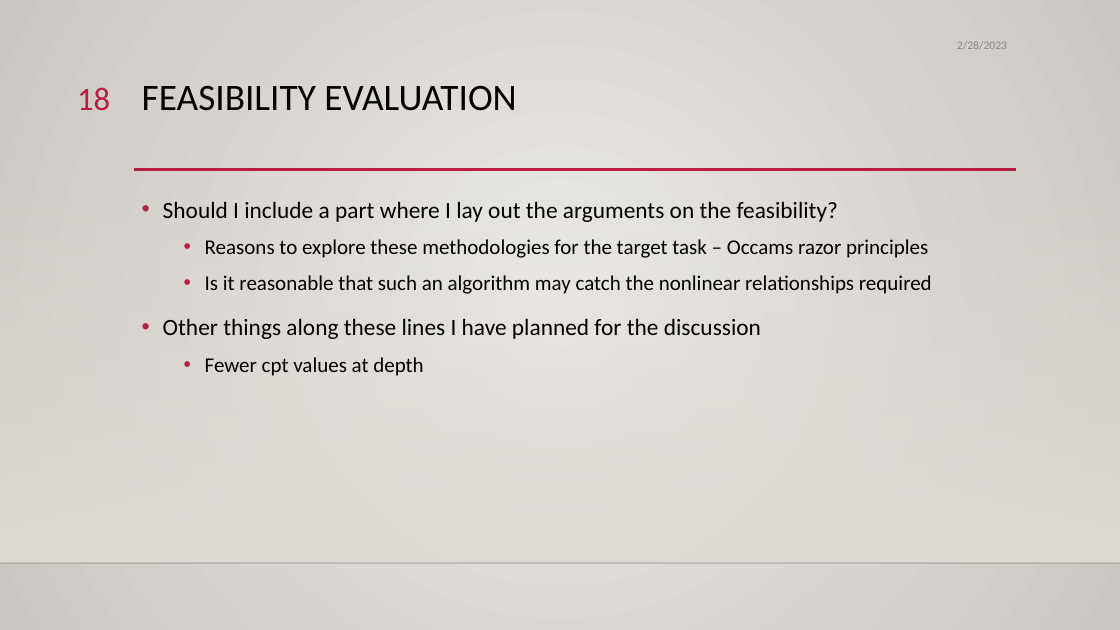
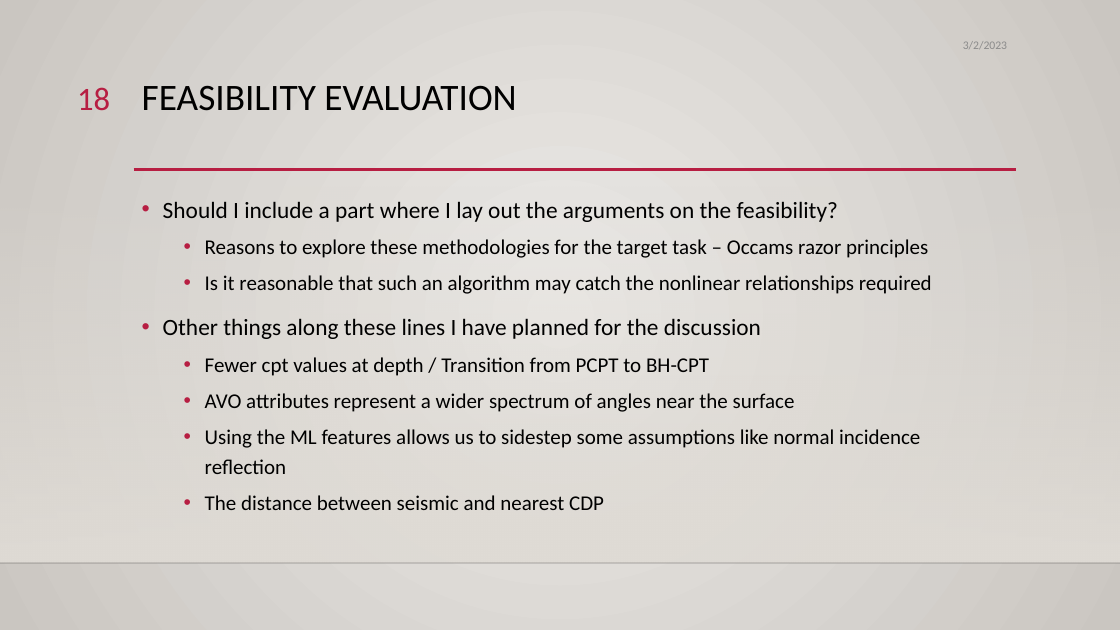
Before and after one commit to sjurmsc/MSC2023, a slide deck: slide 18 of Meeting Presentations/02.03.2023_General_Meeting.pptx. Drawn at 1120x630 pixels with LibreOffice and Linux fonts; fonts in the diff are those of the drawing; background and template pictures are left out. Boxes give left, top, right and bottom in pixels: in the first picture for what was removed or moved away, otherwise in the second. Text is boxed around its words. In the diff, an @@ line names an element or a change of style, - is before the commit and + after.

```diff
--- a/Meeting Presentations/02.03.2023_General_Meeting.pptx
+++ b/Meeting Presentations/02.03.2023_General_Meeting.pptx
@@ text at bbox=[963, 41, 1007, 49]: text changed @@
-2/28/2023
+3/2/2023
@@ text at bbox=[205, 357, 920, 510]: text changed @@
-  • Fewer cpt values at depth
+  • Fewer cpt values at depth / Transition from PCPT to BH-CPT
+  • AVO attributes represent a wider spectrum of angles near the surface
+  • Using the ML features allows us to sidestep some assumptions like normal incidence reflection
+  • The distance between seismic and nearest CDP
```
Also in this commit, not shown: 18 other slides changed, 2 other files.
